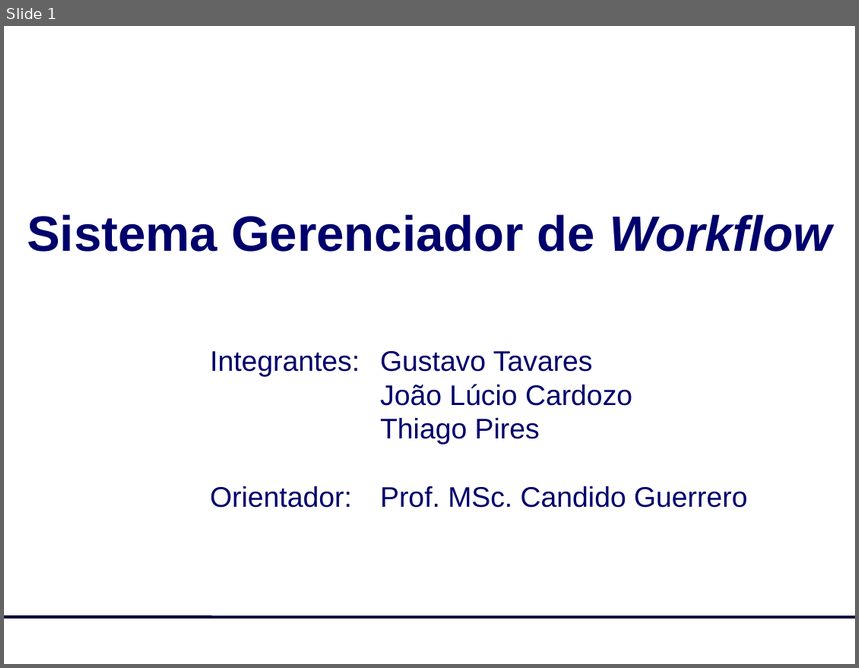
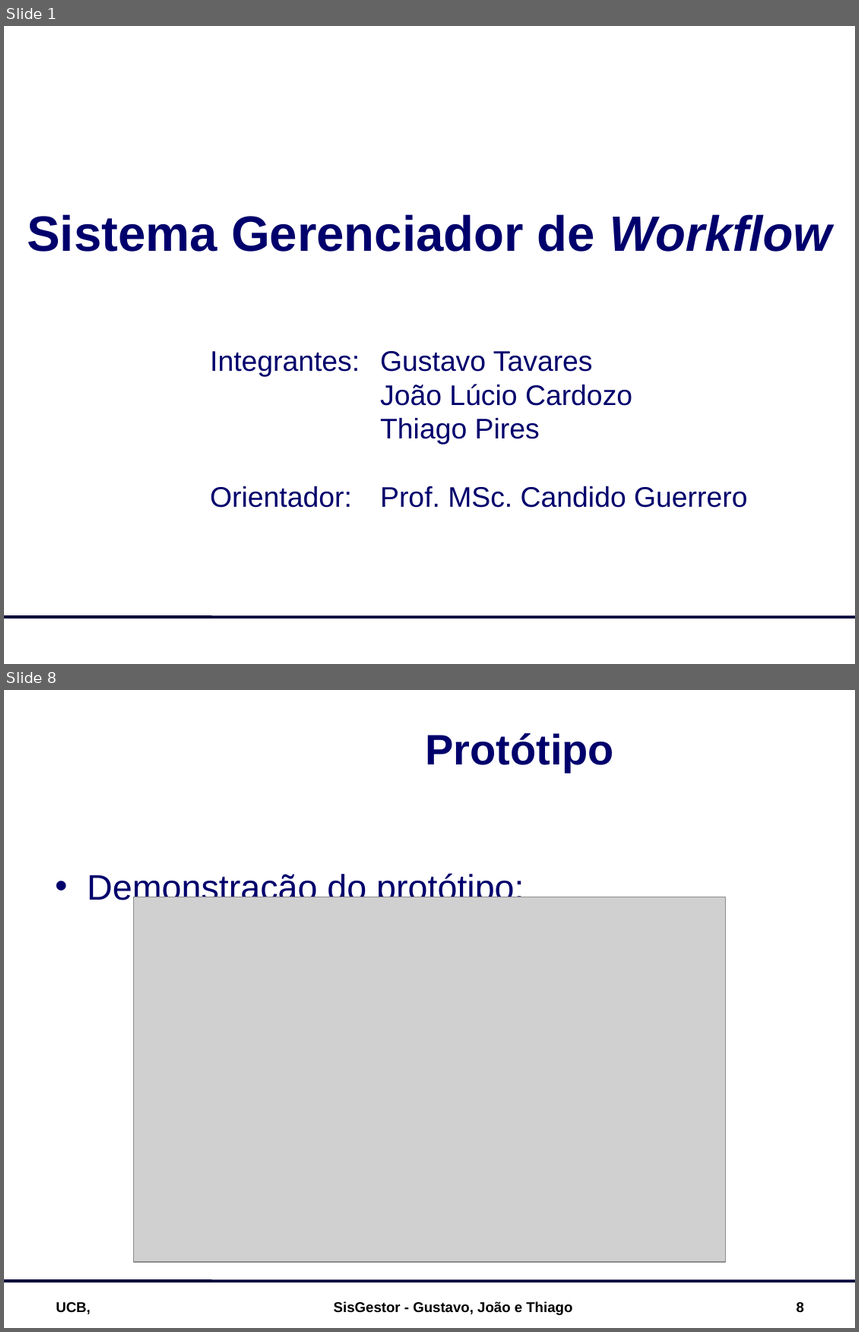
Before and after one commit to joaolce/sisgestor, a slide deck: documentacao/SisGestor_Apresentação.ppt. Shown one above the other, each under a label of ours: slide 1 before the commit, slides 1 and 8 after it; the slides between them are not shown. The pictures are 859x668 and 859x1332 pixels, drawn with LibreOffice and Linux fonts; fonts in the diff are those of the drawing; grey boxes stand for pictures; background and template pictures are left out. Boxes give left, top, right and bottom in pixels: in the first picture for what was removed or moved away, otherwise in the second. Text is boxed around its words. In the diff, an @@ line names an element or a change of style, - is before the commit and + after.

```diff
--- a/documentacao/SisGestor_Apresentação.ppt
+++ b/documentacao/SisGestor_Apresentação.ppt
@@ slide 8 added at (x1=4, y1=690, x2=855, y2=1328), background picture (left out); not listed: 1 template element that a slide beside it also shows @@
@@ title added at (x1=426, y1=733, x2=615, y2=772), 36 pt, text #00006C, bold @@
+Protótipo
@@ text added at (x1=87, y1=873, x2=524, y2=907), 30 pt, text #00006C @@
+• Demonstração do protótipo:
@@ picture added at (x1=133, y1=897, x2=726, y2=1263) @@
@@ text added at (x1=56, y1=1303, x2=91, y2=1315), 12 pt, text #000000, bold @@
+UCB,
@@ text added at (x1=334, y1=1302, x2=572, y2=1315), 12 pt, text #000000, bold @@
+SisGestor - Gustavo, João e Thiago
@@ page number added at (x1=797, y1=1303, x2=804, y2=1312), 12 pt, text #000000, bold @@
+8
```
Also in this commit, not shown: 7 slides changed, 2 other slides added, 3 slides removed, 1 other file.
